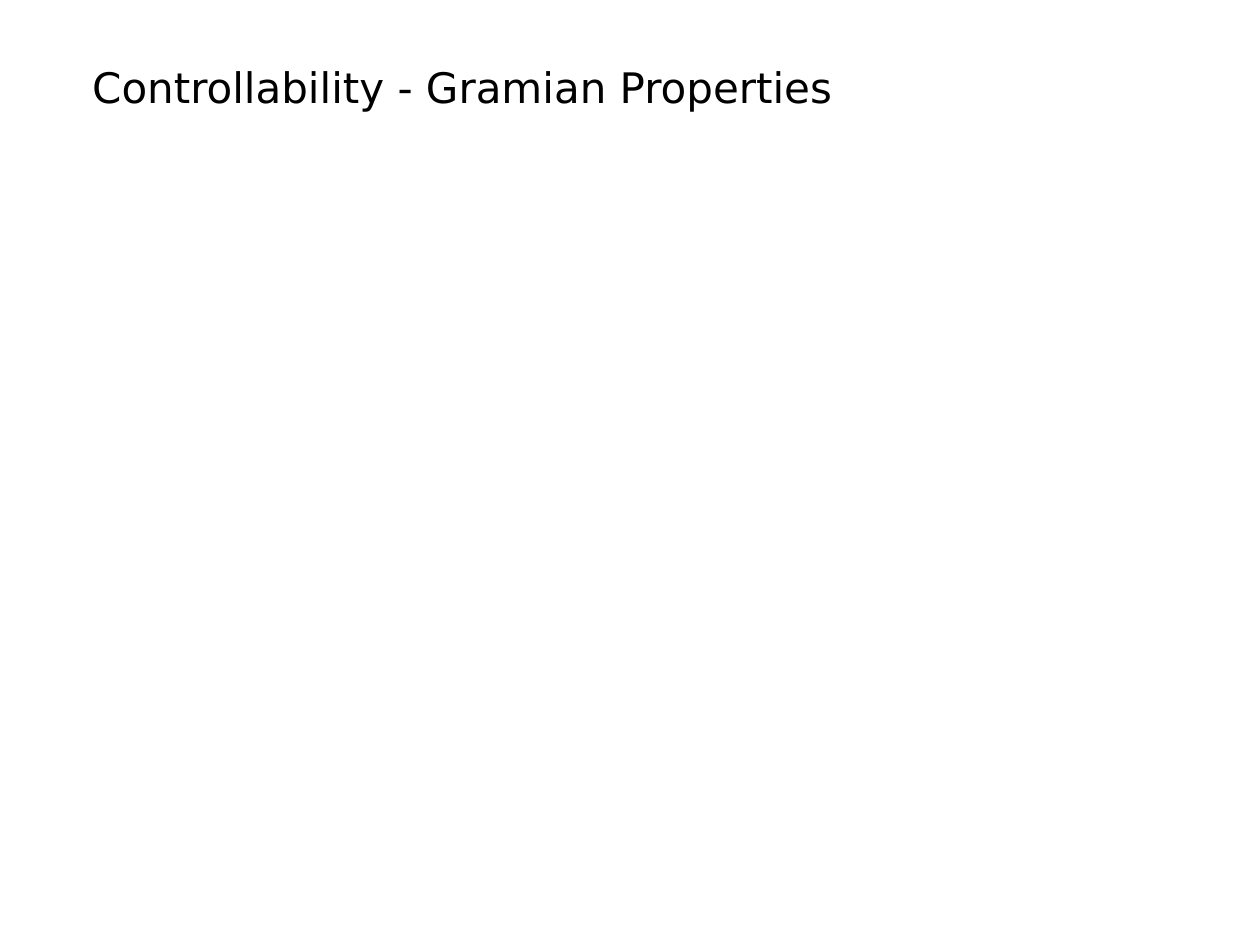
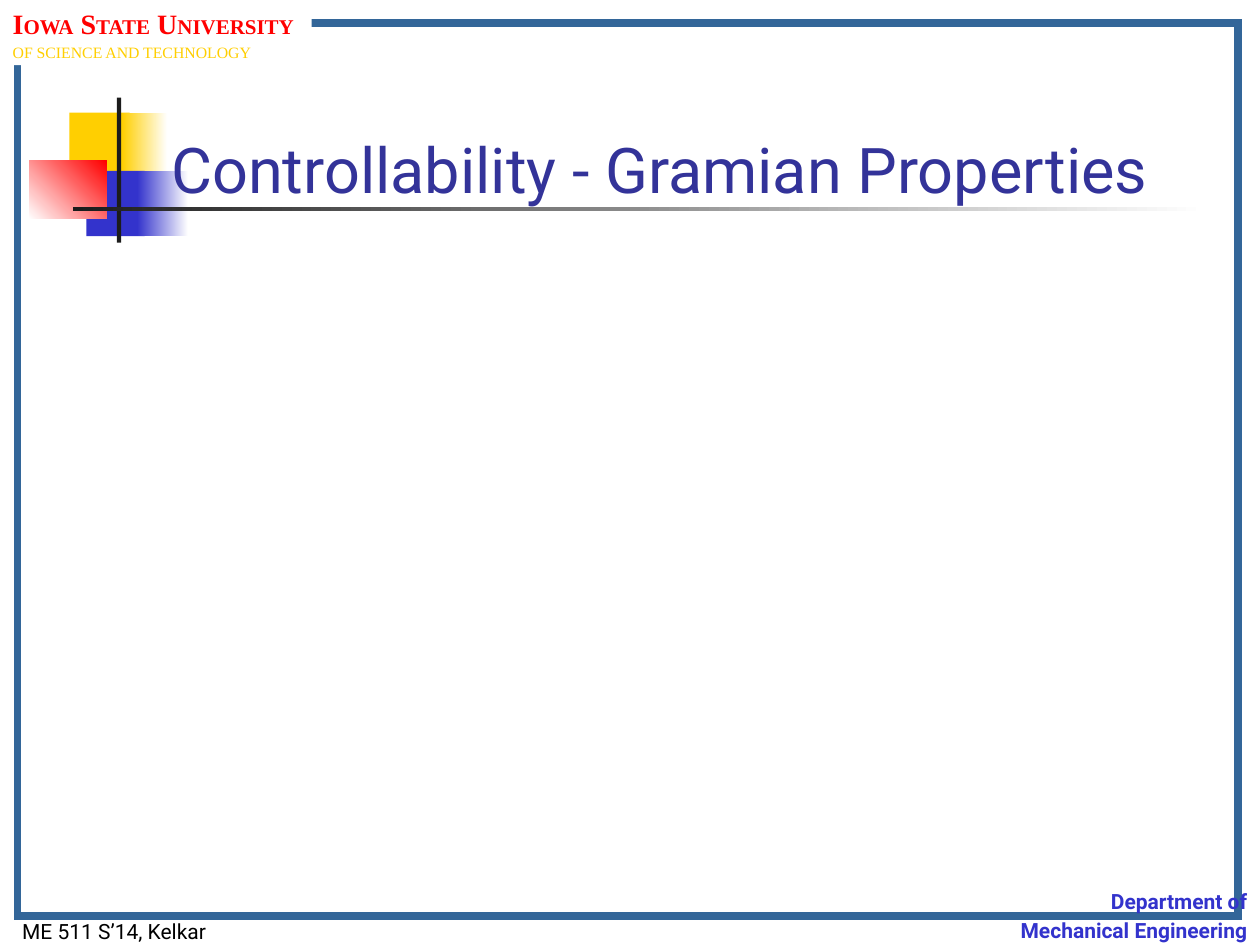
Before and after one commit to jasonnicholson/ME_511_Spring_2014_Lectures, a slide deck: slide 14 of me511_S14__Lect.Notes_Set09.pptm (slide 15 before the commit). Drawn at 1260x945 pixels with LibreOffice and Linux fonts; fonts in the diff are those of the drawing; grey boxes stand for pictures; background and template pictures are left out. Boxes give left, top, right and bottom in pixels: in the first picture for what was removed or moved away, otherwise in the second. Text is boxed around its words. In the diff, an @@ line names an element or a change of style, - is before the commit and + after.

```diff
--- a/me511_S14__Lect.Notes_Set09.pptm
+++ b/me511_S14__Lect.Notes_Set09.pptm
@@ rectangle added at (x1=18, y1=23, x2=1239, y2=915), outline #336699 4.5 pt @@
@@ text added at (x1=13, y1=47, x2=251, y2=58), 9 pt, text #FFCF01 @@
+IOWA STATE UNIVERSITY
+OF SCIENCE AND TECHNOLOGY
@@ title "Controllability - Gramian Properties" moved from (x1=92, y1=71, x2=832, y2=112) to (x1=171, y1=145, x2=1148, y2=208) @@
@@ title "Controllability - Gramian Properties" at (x1=171, y1=145, x2=1148, y2=208): size 24 to 36 pt, font DejaVu Sans to Roboto, text colour #000000 to #333399; line spacing 0.95 to 1; vertical alignment top to bottom @@
@@ rectangle added at (x1=69, y1=112, x2=130, y2=178), fill #FFCF01 @@
@@ rectangle added at (x1=117, y1=98, x2=121, y2=243), fill #1C1C1C @@
@@ rectangle added at (x1=122, y1=112, x2=168, y2=178), fill gradient #FFCF01 to #FFFFFF @@
@@ rectangle added at (x1=29, y1=161, x2=106, y2=219), fill gradient #FFFFFF to #FF0000 @@
@@ rectangle added at (x1=87, y1=171, x2=145, y2=237), fill #3333CC @@
@@ rectangle added at (x1=137, y1=171, x2=188, y2=237), fill gradient #3333CC to #FFFFFF @@
@@ rectangle added at (x1=73, y1=207, x2=1207, y2=210), fill gradient #1C1C1C to #FFFFFF @@
@@ text added at (x1=1021, y1=889, x2=1247, y2=943), 12 pt, text #3333CC, bold @@
+Department of
+Mechanical Engineering
@@ text added at (x1=22, y1=923, x2=206, y2=942), 12 pt, text #000000 @@
+ME 511 S’14, Kelkar
```
Also in this commit, not shown: 20 other slides changed, 3 slides added, 4 slides removed, 1 other file.
